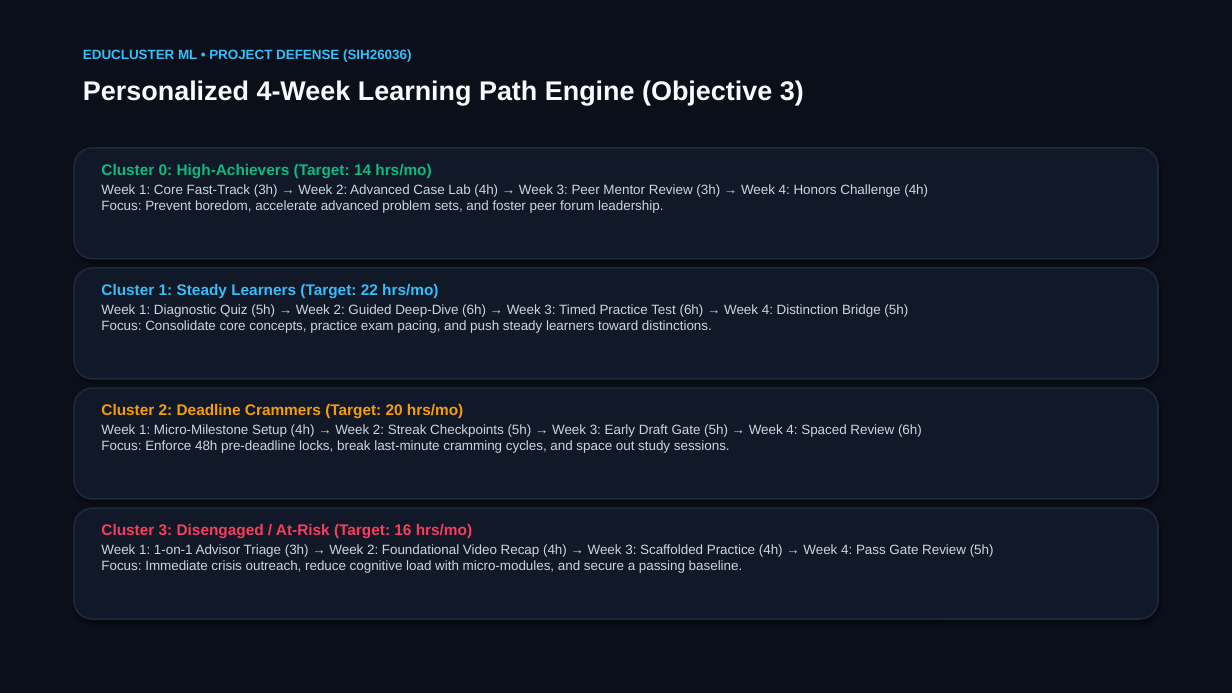
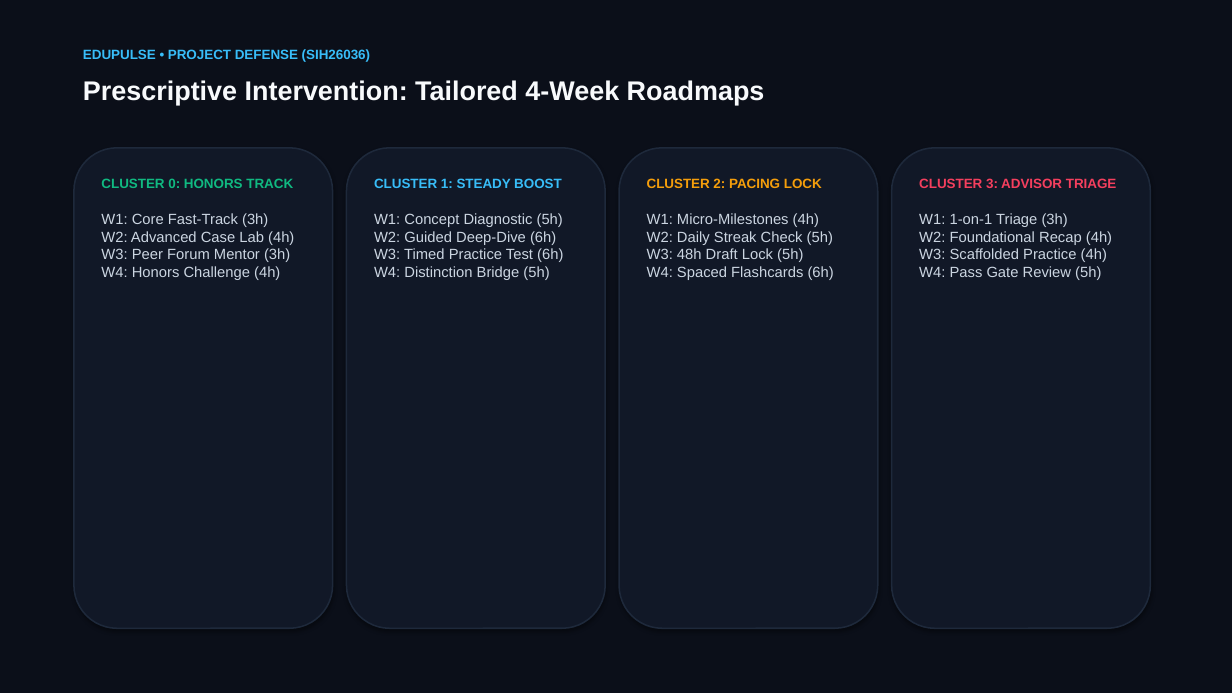
Before and after one commit to parasabhavyaswi/student-engagement-performance-clustering, a slide deck: slide 8 of EduCluster_ML_Presentation.pptx. Drawn at 1232x693 pixels with LibreOffice and Linux fonts; fonts in the diff are those of the drawing. Boxes give left, top, right and bottom in pixels: in the first picture for what was removed or moved away, otherwise in the second. Text is boxed around its words. In the diff, an @@ line names an element or a change of style, - is before the commit and + after.

Commit message:
feat(edupulse): finalize EduPulse rebranding, pipeline verification, IEEE research paper (docx & pdf), and deck

```diff
--- a/EduCluster_ML_Presentation.pptx
+++ b/EduCluster_ML_Presentation.pptx
@@ text at [83, 49, 370, 62]: text changed @@
-EDUCLUSTER ML • PROJECT DEFENSE (SIH26036)
+EDUPULSE • PROJECT DEFENSE (SIH26036)
@@ text at [83, 80, 765, 105]: text changed @@
-Personalized 4-Week Learning Path Engine (Objective 3)
+Prescriptive Intervention: Tailored 4-Week Roadmaps
@@ rounded rectangle: place and size @@
-rounded rectangle at [74, 148, 1158, 259]
+rounded rectangle at [74, 148, 333, 628]
@@ rounded rectangle: place and size @@
-rounded rectangle at [74, 268, 1158, 379]
+rounded rectangle at [347, 148, 605, 628]
@@ rounded rectangle: place and size @@
-rounded rectangle at [74, 388, 1158, 499]
+rounded rectangle at [619, 148, 878, 628]
@@ rounded rectangle: place and size @@
-rounded rectangle at [74, 508, 1158, 619]
+rounded rectangle at [892, 148, 1151, 628]
@@ text at [101, 178, 294, 280]: text changed; size 10.5 to 11.5 pt @@
-Cluster 0: High-Achievers (Target: 14 hrs/mo)
-Week 1: Core Fast-Track (3h) → Week 2: Advanced Case Lab (4h) → Week 3: Peer Mentor Review (3h) → Week 4: Honors Challenge (4h)
-Focus: Prevent boredom, accelerate advanced problem sets, and foster peer forum leadership.
+CLUSTER 0: HONORS TRACK
+W1: Core Fast-Track (3h)
+W2: Advanced Case Lab (4h)
+W3: Peer Forum Mentor (3h)
+W4: Honors Challenge (4h)
@@ text at [374, 178, 563, 280]: text changed; size 10.5 to 11.5 pt @@
-Cluster 1: Steady Learners (Target: 22 hrs/mo)
-Week 1: Diagnostic Quiz (5h) → Week 2: Guided Deep-Dive (6h) → Week 3: Timed Practice Test (6h) → Week 4: Distinction Bridge (5h)
-Focus: Consolidate core concepts, practice exam pacing, and push steady learners toward distinctions.
+CLUSTER 1: STEADY BOOST
+W1: Concept Diagnostic (5h)
+W2: Guided Deep-Dive (6h)
+W3: Timed Practice Test (6h)
+W4: Distinction Bridge (5h)
@@ text at [647, 178, 834, 280]: text changed; size 10.5 to 11.5 pt @@
-Cluster 2: Deadline Crammers (Target: 20 hrs/mo)
-Week 1: Micro-Milestone Setup (4h) → Week 2: Streak Checkpoints (5h) → Week 3: Early Draft Gate (5h) → Week 4: Spaced Review (6h)
-Focus: Enforce 48h pre-deadline locks, break last-minute cramming cycles, and space out study sessions.
+CLUSTER 2: PACING LOCK
+W1: Micro-Milestones (4h)
+W2: Daily Streak Check (5h)
+W3: 48h Draft Lock (5h)
+W4: Spaced Flashcards (6h)
@@ text at [919, 178, 1117, 280]: text changed; size 10.5 to 11.5 pt @@
-Cluster 3: Disengaged / At-Risk (Target: 16 hrs/mo)
-Week 1: 1-on-1 Advisor Triage (3h) → Week 2: Foundational Video Recap (4h) → Week 3: Scaffolded Practice (4h) → Week 4: Pass Gate Review (5h)
-Focus: Immediate crisis outreach, reduce cognitive load with micro-modules, and secure a passing baseline.
+CLUSTER 3: ADVISOR TRIAGE
+W1: 1-on-1 Triage (3h)
+W2: Foundational Recap (4h)
+W3: Scaffolded Practice (4h)
+W4: Pass Gate Review (5h)
```
Also in this commit, not shown: 4 other slides changed, 5 slides added, 5 slides removed, 20 other files.
